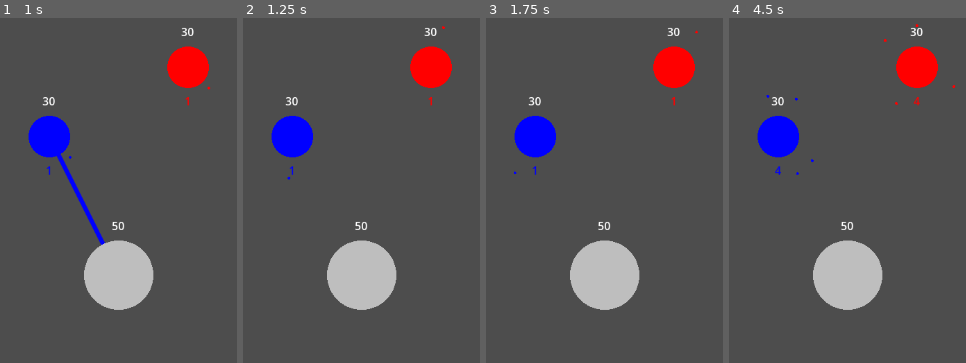
Above: before the commit, frames 1-4 (left to right).
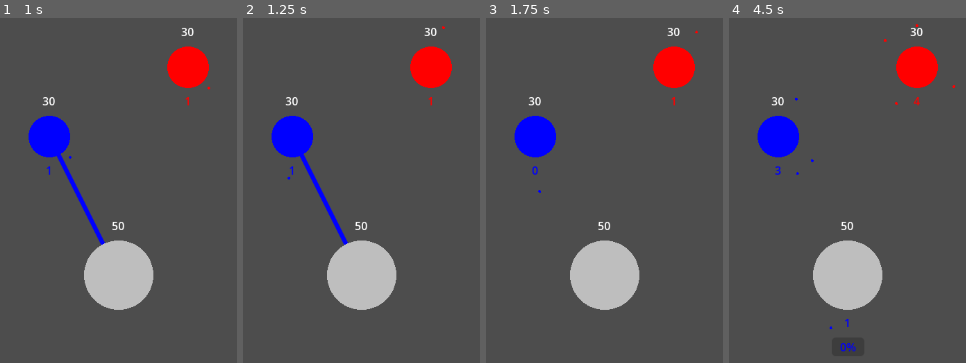
Above: after the commit, the same moments.

Repository: lenomirei/MyGame
Game: Godot game, scene res://game_manager.tscn
Same seed, same stepped clock (60 frames per second), same inputs: the game is played once before the commit and once after it.
Inputs (mouse positions are in pixels of both pictures, inside the frame that each line leads up to):
- Up to frame 1 (1 s): tap Enter at 0.5 s; drag from (49, 135) to (118, 276) at 0.52 s
- Up to frame 2 (1.25 s): no input
- Up to frame 3 (1.75 s): tap Space at 1.25 s; drag from (604, 276) to (535, 135) at 1.27 s
- Up to frame 4 (4.5 s): tap Enter at 2 s; move the mouse to (916, 66) at 2.02 s; click (916, 66) at 2.17 s; drag from (outside the picture) to (847, 276) at 2.77 s; tap Space at 3.5 s; move the mouse to (outside the picture) at 3.52 s; click (outside the picture) at 3.67 s; drag from (868, 156) to (outside the picture) at 4.27 s

Frame 1 is identical in both runs. In frame 2, 0.6% of the frame differs, in the area x 23-45%, y 39-66%; in frame 3, less than 0.1%; in frame 4, 0.2%.

Commit message:
[fix] Use pressing instead of dragging.

Diff:
--- a/level.gd
+++ b/level.gd
@@ -71,11 +71,3 @@
 func _player_lose():
 	# todo: pause the game and emit play lose signal to game manager
 	pass
-
-func _unhandled_input(event: InputEvent) -> void:
-	if event is InputEventMouseButton:
-		var mouse_event: InputEventMouseButton = event as InputEventMouseButton
-		if mouse_event.is_released() and GlobalData.drag_info.from != null:
-			GlobalData.drag_info.from.connecting = false;
-			GlobalData.drag_info.from.connecting_exit.emit()
-			GlobalData.drag_info.clear()
--- a/planet.gd
+++ b/planet.gd
@@ -40,6 +40,7 @@
 	var capture_progress: ProgressBar = $"CaptureProgress"
 	capture_progress.position.y = radius + 40
 	battle_timer = Timer.new()
+	battle_timer.wait_time = 1
 	battle_timer.timeout.connect(_on_battle_tick)
 	add_child(battle_timer)
 
@@ -108,7 +109,6 @@
 		capture_progress.visible = true
 		capture_progress._increase(capture_progress.step * soldiers_map.values()[0].soldiers.size(), soldiers_map.keys()[0])
 	elif soldiers_map.size() > 1:
-		battle_timer.wait_time = 0.2
 		if battle_timer.is_stopped():
 			battle_timer.start()
 
@@ -222,19 +222,19 @@
 func _input_event(viewport: Viewport, event: InputEvent, shape_idx: int) -> void:
 	if event is InputEventMouseButton:
 		var mouse_event: InputEventMouseButton = event as InputEventMouseButton
-		if mouse_event.is_released() and GlobalData.drag_info.from != null:
-			GlobalData.drag_info.from.connecting = false;
-			GlobalData.drag_info.from.connecting_exit.emit()
-			GlobalData.drag_info.to = self
-			# redraw to disable the line
-
-			if GlobalData.drag_info.from != self:
-				GlobalData.drag_info.from._move_soldiers_to_target(GlobalData.drag_info.to)
-			GlobalData.drag_info.clear()
-		if mouse_event.is_pressed() and mouse_enter:
-			connecting = true
-			GlobalData.drag_info.from = self
-			connecting_enter.emit()
+		if mouse_event.is_pressed():
+			if GlobalData.drag_info.from == null:
+				connecting = true
+				GlobalData.drag_info.from = self
+				connecting_enter.emit()
+			else:
+				GlobalData.drag_info.from.connecting = false;
+				GlobalData.drag_info.from.connecting_exit.emit()
+				GlobalData.drag_info.to = self
+				if GlobalData.drag_info.from != self:
+					GlobalData.drag_info.from._move_soldiers_to_target(GlobalData.drag_info.to)
+				GlobalData.drag_info.clear()
+
 
 func _start_capture(faction: Faction) -> void:
 	#_captured(faction)
